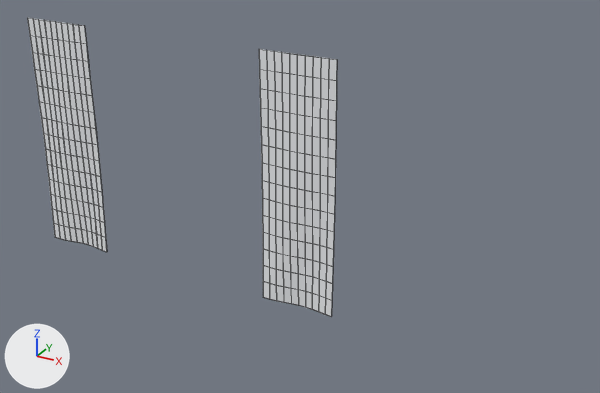
An edit to the FBX model art/exports/worlds/06_Bleach/ThroneBanners.fbx, drawn before and after from the same camera.
The view is the same before and after, from a 50 mm camera at (69.2, -88.7, 43.2) aimed at (19.4, 1.9, -2.1). Arrows for +X, +Y and +Z are at lower left; the lights stay in place. The picture after the commit comes second. Mesh edges are drawn as thin lines. Where no turn or scale is listed for an object, it has been applied to the vertices.

In view in the first picture: 'ThroneBanner-1.001'.
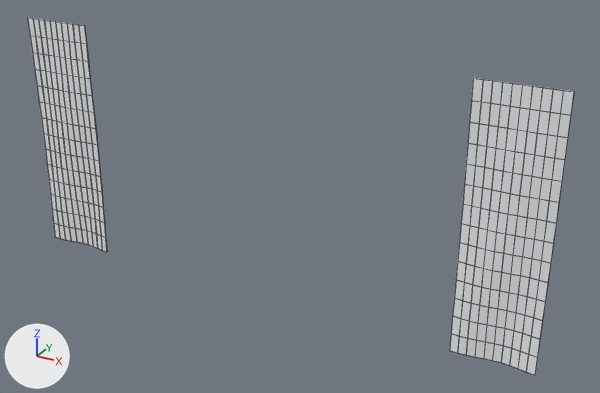
The newer file is also turned or shifted as a whole; pictures and numbers use the older file's frame.

Patch to the scene script:
```diff
--- a/art/exports/worlds/06_Bleach/ThroneBanners.fbx.py
+++ b/art/exports/worlds/06_Bleach/ThroneBanners.fbx.py
@@ me_thronebanner_1_001 @@
 # used by ob_thronebanner_1_001; location = (0.0, 0.0, 0.0)
-me_thronebanner_1_001.from_pydata(...)  # 660 vertices, 656 faces; spans x -25.5..25.5, y -0.4..0.4, z -18.0..18.0
+me_thronebanner_1_001.from_pydata(...)  # 660 vertices, 656 faces; spans x -25.5..53.5, y -0.4..0.4, z -18.0..18.0
+# me_thronebanner_1_001 part 1: the loose piece of 330 vertices spanning x 14.5..25.5, y -0.4..0.4, z -18.0..18.0 is moved by (28.0, 0.0, 0.0)
 me_thronebanner_1_001.materials.append(mat_bl_bannerwhite)
```

Changed parts and their boxes (x1, y1, x2, y2) in the pictures (600 x 393 px; the box of a moved part takes in the faces that stretch with it):
'ThroneBanner-1.001', reshaped (76% wider, 19% taller): before (27, 18, 337, 317); after (27, 18, 574, 375)
part 1 of me_thronebanner_1_001, moved or reshaped: before (259, 49, 337, 317); after (449, 78, 574, 375)
